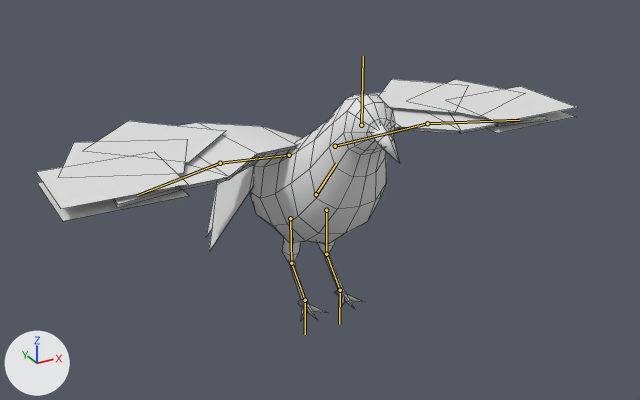
The FBX model Assets/FBX/FBX_PlayerCrow.fbx, before and after one commit.
The view is the same before and after, from a camera (50 mm lens) standing at (-3.38, -6.49, 4.06) and looking at (0.08, -0.21, 0.92). The axes (+X, +Y, +Z) are drawn at lower left. The lights are the same throughout. The bones that bend it are drawn over the model as lines. Mesh edges are drawn as thin lines.

In view in the first picture: 'Crow'.
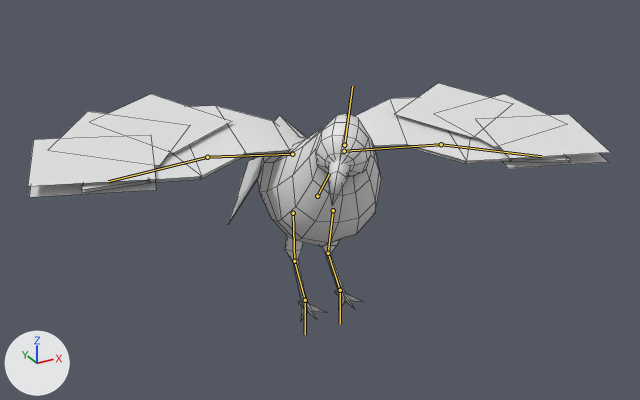
The newer file adds an action. The first version stands in its rest pose; the second is drawn at frame 218 of the action 'Armature|Crow_Idle'.

The change, as a list of edits to the scene's bpy script:
```text
Change bone_body:
    where bone_body = bpy.data.objects['Armature'].pose.bones['Body']
    bone_body.location: (0.0, 0.0, 0.0) -> (0.0, 0.02, 0.023)
    bone_body.rotation_quaternion: (1.0, 0.0, 0.0, 0.0) -> (0.988, 0.061, -0.11, 0.086)  # degrees (0, 0, 0) -> degrees (6, -13, 9)
Change bone_head:
    where bone_head = bpy.data.objects['Armature'].pose.bones['Head']  # child of 'Body'
    bone_head.rotation_quaternion: (1.0, 0.0, 0.0, 0.0) -> (0.977, 0.115, -0.178, -0.01)  # degrees (0, 0, 0) -> degrees (14, -20, -4)
Change bone_leg_1_l:
    where bone_leg_1_l = bpy.data.objects['Armature'].pose.bones['Leg_1_L']  # child of 'Body'
    bone_leg_1_l.rotation_quaternion: (1.0, 0.0, 0.0, 0.0) -> (0.989, -0.018, -0.144, 0.025)  # degrees (0, 0, 0) -> degrees (-3, -17, 3)
Change bone_leg_2_l:
    where bone_leg_2_l = bpy.data.objects['Armature'].pose.bones['Leg_2_L']  # child of 'Leg_1_L'
    bone_leg_2_l.rotation_quaternion: (1.0, 0.0, 0.0, 0.0) -> (1.0, -0.017, 0.0, 0.0)  # degrees (0, 0, 0) -> degrees (-2, 0, 0)
Change bone_feet_l:
    where bone_feet_l = bpy.data.objects['Armature'].pose.bones['Feet_L']  # child of 'Leg_2_L'
    bone_feet_l.rotation_quaternion: (1.0, 0.0, 0.0, 0.0) -> (0.999, -0.031, 0.007, -0.024)  # degrees (0, 0, 0) -> degrees (-4, 1, -3)
Change bone_leg_1_r:
    where bone_leg_1_r = bpy.data.objects['Armature'].pose.bones['Leg_1_R']  # child of 'Body'
    bone_leg_1_r.rotation_quaternion: (1.0, 0.0, 0.0, 0.0) -> (0.977, -0.151, -0.15, 0.018)  # degrees (0, 0, 0) -> degrees (-18, -17, 5)
Change bone_leg_2_r:
    where bone_leg_2_r = bpy.data.objects['Armature'].pose.bones['Leg_2_R']  # child of 'Leg_1_R'
    bone_leg_2_r.rotation_quaternion: (1.0, 0.0, 0.0, 0.0) -> (0.989, 0.15, 0.0, 0.0)  # degrees (0, 0, 0) -> degrees (17, 0, 0)
Change bone_feet_r:
    where bone_feet_r = bpy.data.objects['Armature'].pose.bones['Feet_R']  # child of 'Leg_2_R'
    bone_feet_r.rotation_quaternion: (1.0, 0.0, 0.0, 0.0) -> (0.997, -0.064, 0.009, -0.037)  # degrees (0, 0, 0) -> degrees (-7, 1, -4)
```

What differs and where, as boxes [x1, y1, x2, y2] in the pictures (640 x 400 px):
'Crow', posed (8% wider): before [36, 79, 576, 320]; after [28, 83, 610, 320]
bone 'Body', root to tip: before (316, 194) to (336, 163); after (317, 196) to (329, 173)
bone 'Head', root to tip: before (361, 125) to (363, 56); after (344, 145) to (352, 86)
bone 'Leg_1_L', root to tip: before (326, 210) to (326, 254); after (333, 210) to (328, 253)
bone 'Leg_2_L', root to tip: before (326, 254) to (340, 290); after (328, 253) to (340, 290)
bone 'Feet_L', root to tip: before (340, 290) to (339, 324); after (340, 290) to (340, 324)
bone 'Leg_1_R', root to tip: before (290, 218) to (291, 263); after (293, 213) to (294, 261)
bone 'Leg_2_R', root to tip: before (291, 263) to (305, 300); after (294, 261) to (305, 300)
